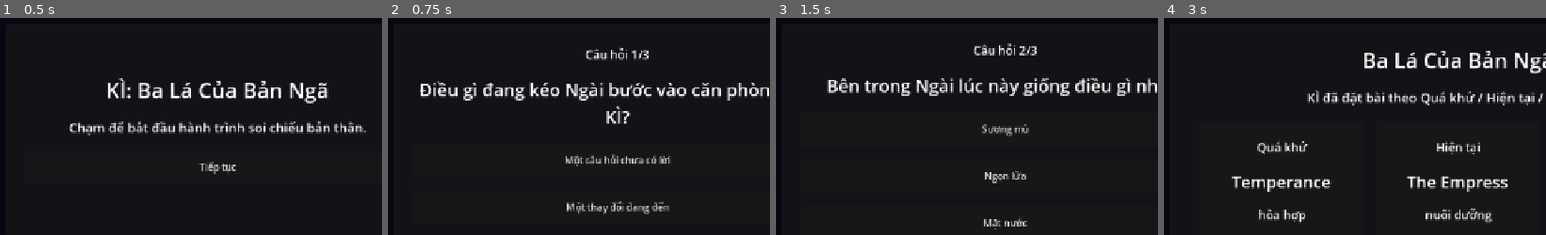
Above: before the commit, frames 1-4 (left to right).
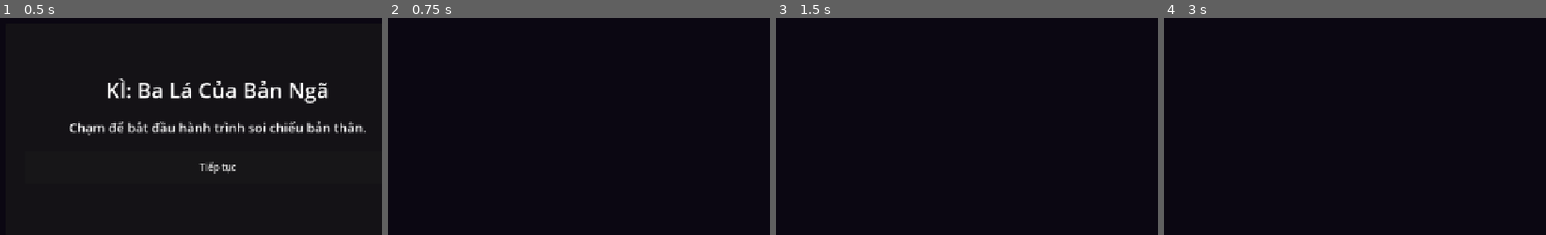
Above: after the commit, the same moments.

Repository: namtacozz/Ki
Game: Godot game, scene res://scenes/main.tscn
Two runs of this game, one before a commit and one after it. Both use one fixed random seed, a clock stepped at 60 frames per second and the inputs below.
Inputs (mouse positions are in pixels of both pictures, inside the frame that each line leads up to):
- Up to frame 1 (0.5 s): no input
- Up to frame 2 (0.75 s): click "Tiếp tục" at 0.5 s
- Up to frame 3 (1.5 s): click (1005, 159) at 1.25 s, where only the run before the commit has a clickable "Một câu hỏi chưa có lời"
- Up to frame 4 (3 s): click (1393, 128) at 2 s, where only the run before the commit has a clickable "Sương mù"; click (1393, 146) at 2.75 s, where only the run before the commit has a clickable "Điều cần buông"

Frame 1 is identical in both runs. In frame 2, 5.6% of the frame differs, in the area x 8-100%, y 12-91%; in frame 3, 4.7%; in frame 4, 7.6%, in the area x 17-100%, y 14-95%.
Error after the commit: Invalid call 'String' constructor: Điều gì đang kéo Ngài bước vào căn phòng của KÌ? (res://scripts/ui/main_controller.gd:45)

Commit message:
feat: load generated tarot question data

Diff:
--- a/scripts/questions/question_manager.gd
+++ b/scripts/questions/question_manager.gd
@@ -1,40 +1,59 @@
 extends Node
 
-const QUESTIONS_DATA_PATH := "res://data/questions.json"
+const QUESTIONS_DATA_PATH := "res://data/questions.generated.json"
 
-var _question_sets: Dictionary = {}
+var _data: Dictionary = {}
 
 func _ready() -> void:
 	load_questions()
 
 func load_questions() -> void:
-	var data: Variant = JsonLoader.load_json(QUESTIONS_DATA_PATH, {})
-	_question_sets = data if data is Dictionary else {}
+	var loaded: Variant = JsonLoader.load_json(QUESTIONS_DATA_PATH, {})
+	_data = loaded if loaded is Dictionary else {}
 
 func get_onboarding_questions() -> Array[Dictionary]:
-	return get_questions("onboarding")
+	return _to_dictionary_array(_data.get("onboarding", []))
 
 func get_inner_space_questions() -> Array[Dictionary]:
-	return get_questions("inner_space")
+	return get_questions_for_position("inner_space")
 
 func get_questions_for_position(position: String) -> Array[Dictionary]:
 	return get_questions(get_set_id_for_position(position))
 
+func get_questions_for_card_position(card_slug: String, position: String) -> Array[Dictionary]:
+	_ensure_loaded()
+	var section := get_card_position_section(card_slug, position)
+	return _to_dictionary_array(section.get("questions", []))
+
+func get_story_for_card_position(card_slug: String, position: String) -> String:
+	return String(get_card_position_section(card_slug, position).get("story", ""))
+
+func get_card_position_section(card_slug: String, position: String) -> Dictionary:
+	_ensure_loaded()
+	var cards: Variant = _data.get("cards", {})
+	if not cards is Dictionary:
+		return {}
+	var card_data: Variant = cards.get(card_slug, {})
+	if not card_data is Dictionary:
+		return {}
+	var position_key := get_set_id_for_position(position)
+	var section: Variant = card_data.get(position_key, {})
+	return section.duplicate(true) if section is Dictionary else {}
+
 func get_set_id_for_position(position: String) -> String:
 	match position.to_lower():
-		"past":
+		"quá khứ", "past":
 			return "past"
-		"present":
+		"hiện tại", "present":
 			return "present"
-		"future":
+		"tương lai", "future":
 			return "future"
 		_:
 			return "inner_space"
 
 func get_questions(set_id: String) -> Array[Dictionary]:
-	if _question_sets.is_empty():
-		load_questions()
-	return _to_dictionary_array(_question_sets.get(set_id, []))
+	_ensure_loaded()
+	return _to_dictionary_array(_data.get(set_id, []))
 
 func get_question(set_id: String, question_id: String) -> Dictionary:
 	for question in get_questions(set_id):
@@ -65,20 +84,51 @@
 		return not choice.strip_edges().is_empty()
 	var choices: Variant = question.get("choices", [])
 	if choices is Array:
-		return choices.has(choice)
+		for item in choices:
+			if get_choice_text(item) == choice:
+				return true
 	return false
 
 func build_answer(question: Dictionary, value: String) -> Dictionary:
 	var key := "text" if is_free_text_question(question) else "choice"
-	return {
+	var answer := {
 		"question_id": String(question.get("id", "")),
 		key: value,
 	}
+	if not is_free_text_question(question):
+		answer["tags"] = get_choice_tags(question, value)
+	return answer
+
+func get_choice_text(choice: Variant) -> String:
+	if choice is Dictionary:
+		return String(choice.get("text", ""))
+	return String(choice)
+
+func get_choice_label(choice: Variant) -> String:
+	if choice is Dictionary:
+		return String(choice.get("label", ""))
+	return ""
+
+func get_choice_tags(question: Dictionary, value: String) -> Array[String]:
+	var result: Array[String] = []
+	var choices: Variant = question.get("choices", [])
+	if choices is Array:
+		for item in choices:
+			if item is Dictionary and String(item.get("text", "")) == value:
+				var tags: Variant = item.get("tags", [])
+				if tags is Array:
+					for tag in tags:
+						result.append(String(tag))
+	return result
+
+func _ensure_loaded() -> void:
+	if _data.is_empty():
+		load_questions()
 
 func _to_dictionary_array(value: Variant) -> Array[Dictionary]:
 	var result: Array[Dictionary] = []
 	if value is Array:
 		for item in value:
 			if item is Dictionary:
-				result.append(item)
+				result.append(item.duplicate(true))
 	return result
